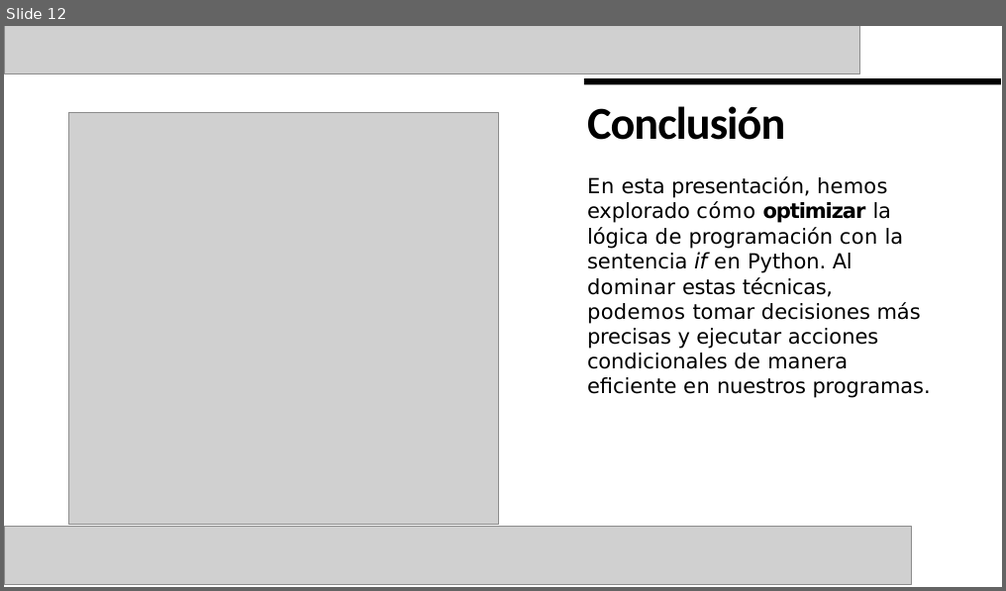
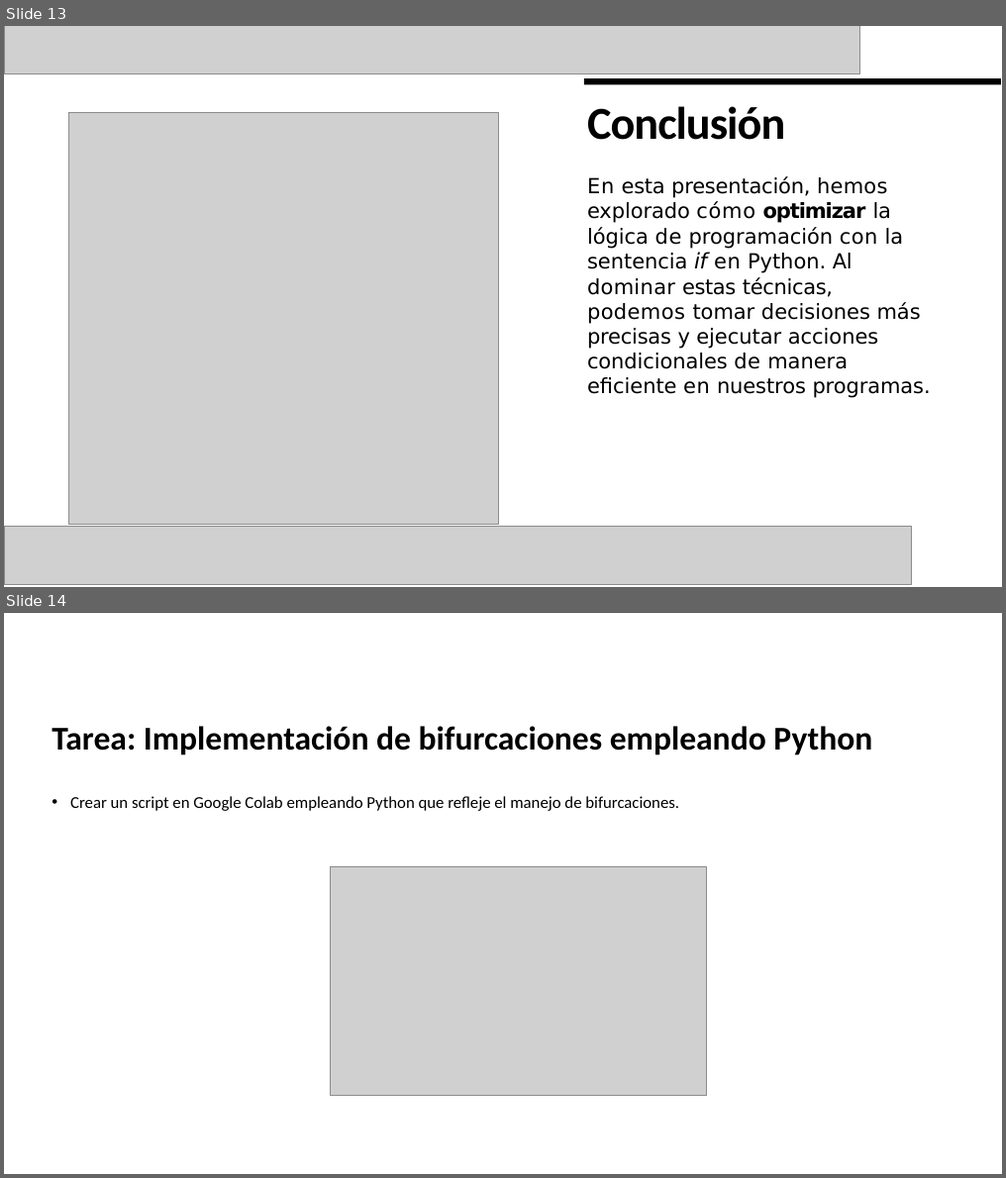
Before and after one commit to dcevallossalas/ITQ, a slide deck: Programación web/PW_Sesion13.pptx. Shown one above the other, each under a label of ours: slide 12 before the commit, slides 13 and 14 after it. The pictures are 1006x591 and 1006x1178 pixels, drawn with LibreOffice and Linux fonts; fonts in the diff are those of the drawing; grey boxes stand for pictures; background and template pictures are left out. Boxes give left, top, right and bottom in pixels: in the first picture for what was removed or moved away, otherwise in the second. Text is boxed around its words. In the diff, an @@ line names an element or a change of style, - is before the commit and + after.

```diff
--- a/Programación web/PW_Sesion13.pptx
+++ b/Programación web/PW_Sesion13.pptx
@@ slide 14 added at [4, 613, 1002, 1174], background picture (left out) @@
@@ title added at [52, 726, 872, 756], 32 pt, text #000000, bold @@
+Tarea: Implementación de bifurcaciones empleando Python
@@ text added at [70, 796, 679, 811], 16 pt, text #000000 @@
+• Crear un script en Google Colab empleando Python que refleje el manejo de bifurcaciones.
@@ picture added at [330, 866, 706, 1096] @@
@@ what was slide 12 is now slide 13 @@
```
Also in this commit, not shown: 1 slide changed, 1 other slide added, 16 other files.
